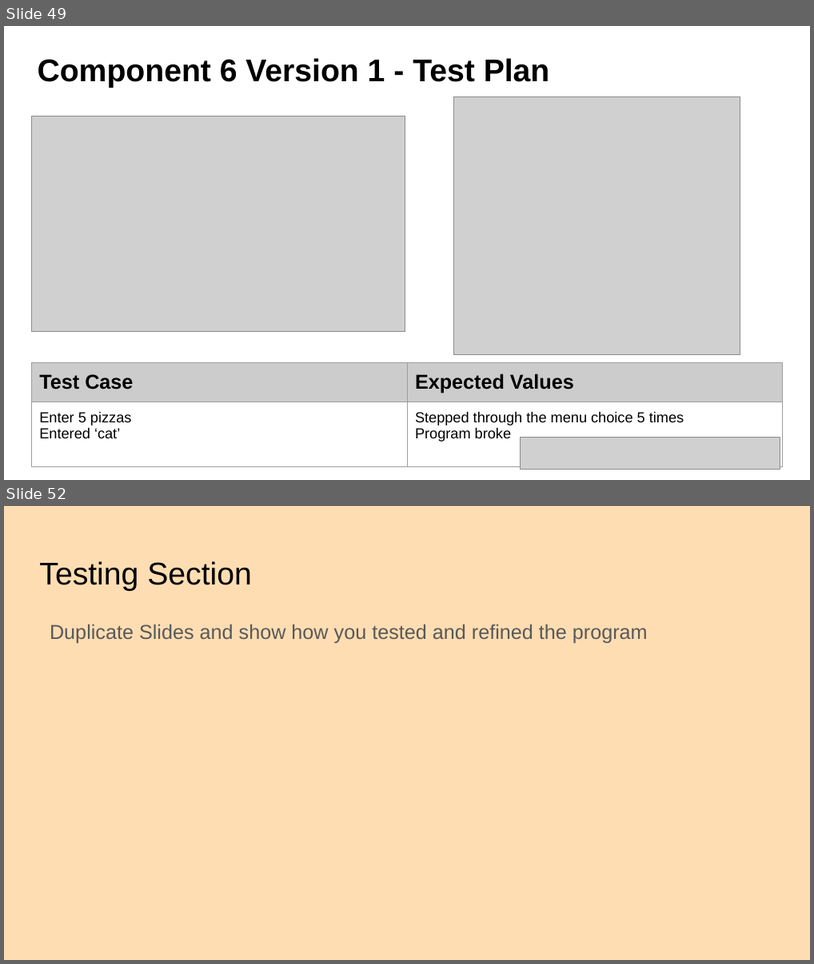
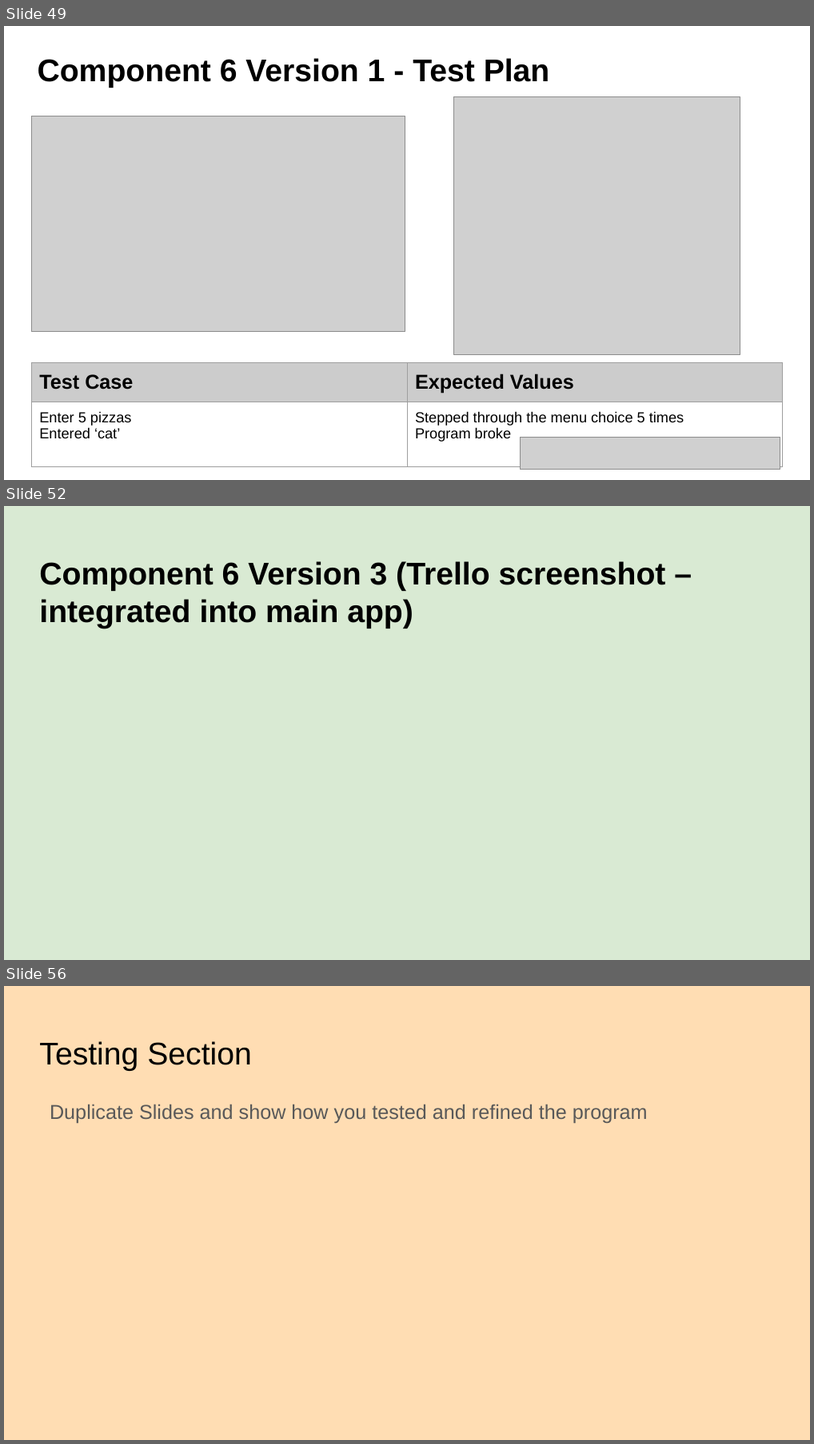
Before and after one commit to danettp/ds_nuts_bot, a slide deck: Danett Pepito - 000_91896 _ 91897 Documentation - 2150400 (Git).pptx. Shown one above the other, each under a label of ours: slides 49 and 52 before the commit, slides 49, 52 and 56 after it; the slides between them are not shown. The pictures are 814x964 and 814x1444 pixels, drawn with LibreOffice and Linux fonts; fonts in the diff are those of the drawing; grey boxes stand for pictures; background and template pictures are left out. Boxes give left, top, right and bottom in pixels: in the first picture for what was removed or moved away, otherwise in the second. Text is boxed around its words. In the diff, an @@ line names an element or a change of style, - is before the commit and + after.

```diff
--- a/Danett Pepito - 000_91896 _ 91897 Documentation - 2150400 (Git).pptx
+++ b/Danett Pepito - 000_91896 _ 91897 Documentation - 2150400 (Git).pptx
@@ slide 52 added at <box>4,506,810,960</box>, background picture (left out) @@
@@ title added at <box>39,561,666,628</box>, 28 pt, text #000000, bold @@
+Component 6 Version 3 (Trello screenshot – integrated into main app)
@@ what was slide 52 is now slide 56 @@
```
Also in this commit, not shown: 2 slides changed, 4 other slides added, 1 slide removed, 1 other file.
